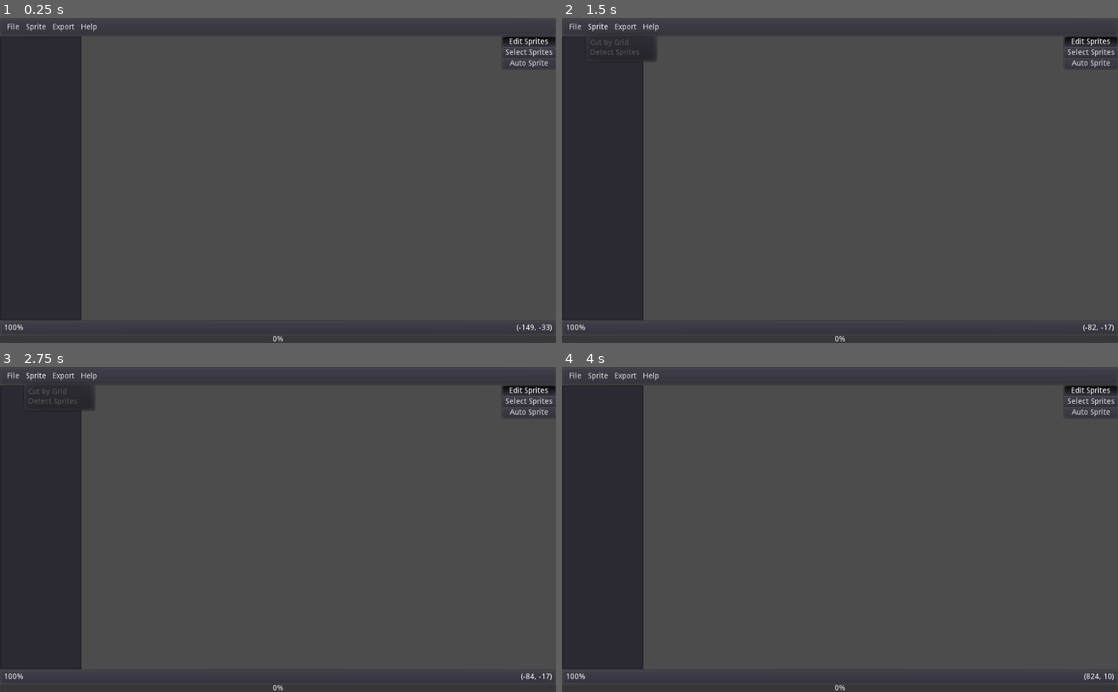
Above: before the commit, frames 1-4 (two rows, left to right).
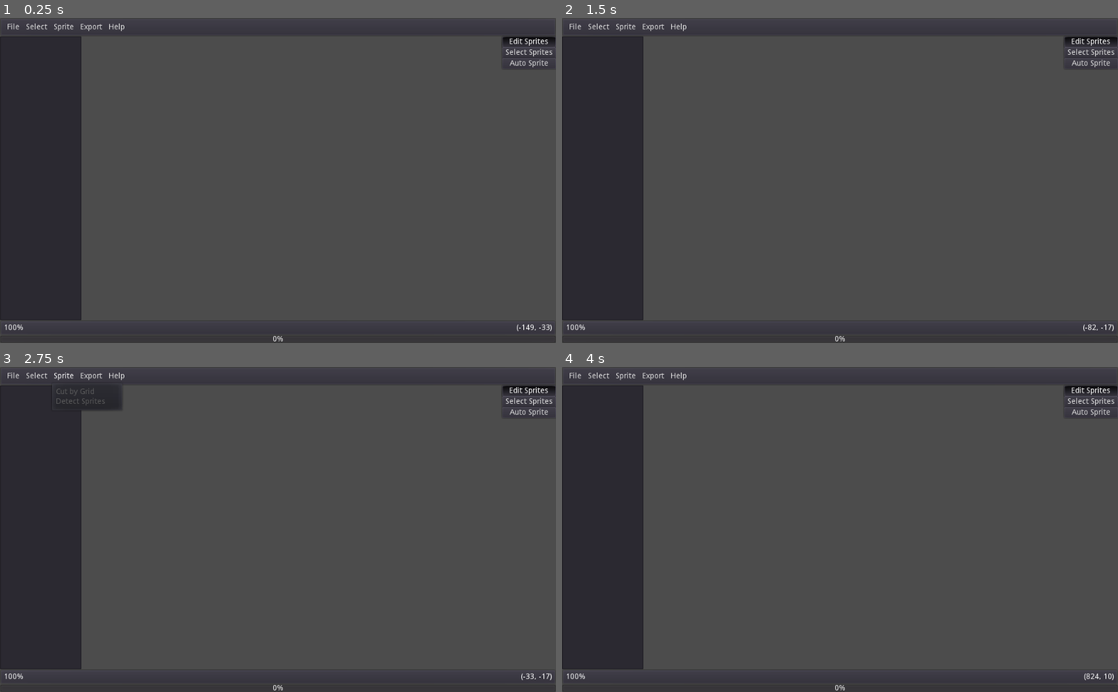
Above: after the commit, the same moments.

Repository: ShatReal/spritter
Game: Godot game, scene res://scenes/main.tscn
Two runs of this game, one before a commit and one after it. Both use one fixed random seed, a clock stepped at 60 frames per second and the inputs below.
Inputs (mouse positions are in pixels of both pictures, inside the frame that each line leads up to):
- Up to frame 1 (0.25 s): no input
- Up to frame 2 (1.5 s): click "File" at 0.5 s; click (600, 27) at 1.25 s, where only the run after the commit has a clickable "Select"
- Up to frame 3 (2.75 s): click "Sprite" at 2 s
- Up to frame 4 (4 s): click "Export" at 2.75 s; click "Edit Sprites" at 3.5 s

The runs differ from the first frame. In frame 1, 0.1% of the frame differs, in the area x 5-23%, y 1-5%; in frame 2, 0.4%; in frame 3, 0.6%, in the area x 4-97%, y 1-97%; in frame 4, 0.1%.

Commit message:
Add combine

Diff:
--- a/project.godot
+++ b/project.godot
@@ -18,6 +18,7 @@
 
 Detect="*res://scenes/detect.gd"
 Auto="*res://scenes/auto.gd"
+SaveLoad="*res://scenes/save_load.gd"
 
 [debug]
 
--- a/scenes/main.gd
+++ b/scenes/main.gd
@@ -37,6 +37,7 @@
 
 onready var top_buttons := $Layout/TopBar/Buttons
 onready var file_button := $"%FileButton"
+onready var select_button := $"%SelectButton"
 onready var sprite_button := $"%SpriteButton"
 onready var export_button := $"%ExportButton"
 
@@ -143,7 +144,6 @@
 		undo()
 
 
-
 func redo() -> void:
 	history_index += 1
 	if history.size() == history_index:
@@ -165,6 +165,10 @@
 		"rename":
 			sprites[a.uid].name = a.new
 			sprites[a.uid].tree_item.set_text(0, a.new)
+		"combine":
+			for dict in a.deleted:
+				delete_outline(dict.uid)
+			make_sprite_outline(a.result.rect.position, a.result.rect.size, a.result.name, false, a.result.uid, a.result.index)
 
 
 func undo() -> void:
@@ -186,6 +190,10 @@
 		"rename":
 			sprites[a.uid].name = a.old
 			sprites[a.uid].tree_item.set_text(0, a.old)
+		"combine":
+			delete_outline(a.result.uid)
+			for dict in a.deleted:
+				make_sprite_outline(dict.rect.position, dict.rect.size, dict.name, false, dict.uid, dict.index)
 	history_index -= 1
 
 
@@ -246,10 +254,6 @@
 		tree_item.free()
 	dict.outlines.sort_custom(self, "sort_by_index")
 	add_history(dict)
-
-
-func sort_by_index(a: Dictionary, b: Dictionary) -> bool:
-	return a.index < b.index
 
 
 func get_outline_index(tree_item: TreeItem) -> int:
@@ -382,6 +386,8 @@
 	set_image_name(path)
 	image_size = image.get_size()
 	image_data = image.get_data()
+	for i in select_button.get_popup().get_item_count():
+		sprite_button.get_popup().set_item_disabled(i, false)
 	for i in sprite_button.get_popup().get_item_count():
 		sprite_button.get_popup().set_item_disabled(i, false)
 	for i in export_button.get_popup().get_item_count():
@@ -439,20 +445,14 @@
 	var mouse: Vector2 = image_node.get_local_mouse_position().snapped(Vector2.ONE)
 	if not Input.is_action_pressed("move") and event.is_action_released("click"):
 		is_drawing = false
-		if Input.is_action_pressed("shift"):
+		if action == "select_sprites":
 			return
-		for button in get_tree().get_nodes_in_group("sprite_outline"):
-			if button.selected:
-				if button.is_preview:
-					button.set_preview(false)
-					on_outlines_created([current_being_created_uid])
-					current_being_created_uid = -1
-				else:
+		sprites[current_being_created_uid].outline.set_preview(false)
+	elif not Input.is_action_pressed("move") and event.is_action_pressed("click") and is_mouse_inside_image() and action == "auto_sprite":
+		if not Input.is_action_pressed("shift"):
+			for button in get_tree().get_nodes_in_group("sprite_outline"):
+				if button.selected:
 					button.select(false)
-		if action == "auto_sprite" and current_being_created_uid != -1:
-			sprites[current_being_created_uid].outline.select(true)
-			current_being_created_uid = -1
-	elif not Input.is_action_pressed("move") and event.is_action_pressed("click") and is_mouse_inside_image() and action == "auto_sprite":
 		var rect := Auto.make_auto_sprite(mouse, image_size, image_data)
 		if rect.get_area() == 0:
 			return
@@ -464,9 +464,10 @@
 		match action:
 			"edit_sprites":
 				is_drawing = true
-				for button in get_tree().get_nodes_in_group("sprite_outline"):
-					if button.selected:
-						button.select(false)
+				if not Input.is_action_pressed("shift"):
+					for button in get_tree().get_nodes_in_group("sprite_outline"):
+						if button.selected:
+							button.select(false)
 				current_being_created_uid = make_sprite_outline(mouse, Vector2.ONE, str(name_counter), true)
 				name_counter += 1
 			"select_sprites":
@@ -503,6 +504,8 @@
 
 func close_image() -> void:
 	background.hide()
+	for i in select_button.get_popup().get_item_count():
+		sprite_button.get_popup().set_item_disabled(i, true)
 	for i in sprite_button.get_popup().get_item_count():
 		sprite_button.get_popup().set_item_disabled(i, true)
 	for i in export_button.get_popup().get_item_count():
@@ -546,6 +549,10 @@
 					file_dialog.filters = PoolStringArray(["*.spritter"])
 					file_action = "load"
 					file_dialog.popup()
+		"SelectButton":
+			match id:
+				0:
+					combine_selected()
 		"SpriteButton":
 			match id:
 				0:
@@ -566,6 +573,42 @@
 					$Credits.popup()
 
 
+func combine_selected() -> void:
+	var result: Rect2
+	var to_delete := []
+	for outline in get_tree().get_nodes_in_group("sprite_outline"):
+		if not outline.selected:
+			continue
+		var uid := get_uid_from_object(outline)
+		to_delete.append({
+			"uid": uid,
+			"rect": outline.get_rect(),
+			"index": get_outline_index(sprites[uid].tree_item),
+			"name": sprites[uid].name,
+		})
+		if result.get_area() == 0:
+			result = outline.get_rect()
+		else:
+			result = result.merge(outline.get_rect())
+	if to_delete.size() < 2:
+		return
+	to_delete.sort_custom(self, "sort_by_index")
+	for dict in to_delete:
+		delete_outline(dict.uid)
+	var result_uid := make_sprite_outline(result.position, result.size, str(name_counter))
+	add_history({
+		"action": "combine",
+		"deleted": to_delete,
+		"result": {
+			"uid": result_uid,
+			"rect": result,
+			"index": get_outline_index(sprites[result_uid].tree_item),
+			"name": str(name_counter)
+		}
+	})
+	name_counter += 1
+
+
 func on_sidebar_button_pressed(i: int) -> void:
 	match i:
 		0:
@@ -618,6 +661,36 @@
 func _process(_delta: float) -> void:
 	var mouse: Vector2 = image_node.get_local_mouse_position().snapped(Vector2.ONE)
 	$Layout/BottomBar/HBox/MousePos.text = "(%s, %s)" % [mouse.x, mouse.y]
+
+
+func show_note(message: String) -> void:
+	$Note.dialog_text = message
+	$Note.popup()
+
+
+func _on_Tree_item_edited() -> void:
+	var uid := get_uid_from_object(tree.get_selected())
+	add_history({
+		"action": "rename",
+		"uid": uid,
+		"old": sprites[uid].name,
+		"new": tree.get_selected().get_text(0),
+	})
+	sprites[uid].name = tree.get_selected().get_text(0)
+
+
+func move_all_selected_outlines() -> void:
+	var input := Input.get_vector("ui_left", "ui_right", "ui_up", "ui_down").snapped(Vector2.ONE)
+	for outline in get_tree().get_nodes_in_group("sprite_outline"):
+		if outline.selected:
+			outline.rect_position += input
+
+
+func _on_MoveTimer_timeout() -> void:
+	if is_equal_approx($MoveTimer.wait_time, MOVE_TIME_0):
+		$MoveTimer.wait_time = MOVE_TIME_1
+	move_all_selected_outlines()
+	$MoveTimer.start()
 
 
 func save_sheet(path: String) -> void:
@@ -669,31 +742,6 @@
 	on_outlines_created(uids)
 	save_path = path
 
-func show_note(message: String) -> void:
-	$Note.dialog_text = message
-	$Note.popup()
-
-
-func _on_Tree_item_edited() -> void:
-	var uid := get_uid_from_object(tree.get_selected())
-	add_history({
-		"action": "rename",
-		"uid": uid,
-		"old": sprites[uid].name,
-		"new": tree.get_selected().get_text(0),
-	})
-	sprites[uid].name = tree.get_selected().get_text(0)
-
-
-func move_all_selected_outlines() -> void:
-	var input := Input.get_vector("ui_left", "ui_right", "ui_up", "ui_down").snapped(Vector2.ONE)
-	for outline in get_tree().get_nodes_in_group("sprite_outline"):
-		if outline.selected:
-			outline.rect_position += input
-
-
-func _on_MoveTimer_timeout() -> void:
-	if is_equal_approx($MoveTimer.wait_time, MOVE_TIME_0):
-		$MoveTimer.wait_time = MOVE_TIME_1
-	move_all_selected_outlines()
-	$MoveTimer.start()
+
+func sort_by_index(a: Dictionary, b: Dictionary) -> bool:
+	return a.index < b.index
--- a/scenes/main.tscn
+++ b/scenes/main.tscn
@@ -40,10 +40,18 @@
 items = [ "Open File", null, 0, false, false, 0, 0, null, "", false, "Close File", null, 0, false, true, 1, 0, null, "", false, "Save", null, 0, false, true, 2, 0, null, "", false, "Load", null, 0, false, false, 3, 0, null, "", false ]
 switch_on_hover = true
 
+[node name="SelectButton" type="MenuButton" parent="Layout/TopBar/Buttons"]
+unique_name_in_owner = true
+margin_left = 35.0
+margin_right = 86.0
+margin_bottom = 20.0
+text = "Select"
+items = [ "Combine Selected", null, 0, false, false, 0, 0, null, "", false ]
+
 [node name="SpriteButton" type="MenuButton" parent="Layout/TopBar/Buttons"]
 unique_name_in_owner = true
-margin_left = 35.0
-margin_right = 84.0
+margin_left = 86.0
+margin_right = 135.0
 margin_bottom = 20.0
 text = "Sprite"
 items = [ "Cut by Grid", null, 0, false, false, 0, 0, null, "", false, "Detect Sprites", null, 0, false, false, 1, 0, null, "", false ]
@@ -51,8 +59,8 @@
 
 [node name="ExportButton" type="MenuButton" parent="Layout/TopBar/Buttons"]
 unique_name_in_owner = true
-margin_left = 84.0
-margin_right = 136.0
+margin_left = 135.0
+margin_right = 187.0
 margin_bottom = 20.0
 text = "Export"
 items = [ "Export as Individual Images", null, 0, false, false, 0, 0, null, "", false ]
@@ -60,8 +68,8 @@
 
 [node name="HelpButton" type="MenuButton" parent="Layout/TopBar/Buttons"]
 unique_name_in_owner = true
-margin_left = 136.0
-margin_right = 178.0
+margin_left = 187.0
+margin_right = 229.0
 margin_bottom = 20.0
 text = "Help"
 items = [ "Help", null, 0, false, false, 0, 0, null, "", false, "Credits", null, 0, false, false, 1, 0, null, "", false ]
--- /dev/null
+++ b/scenes/save_load.gd
@@ -0,0 +1 @@
+extends Node
